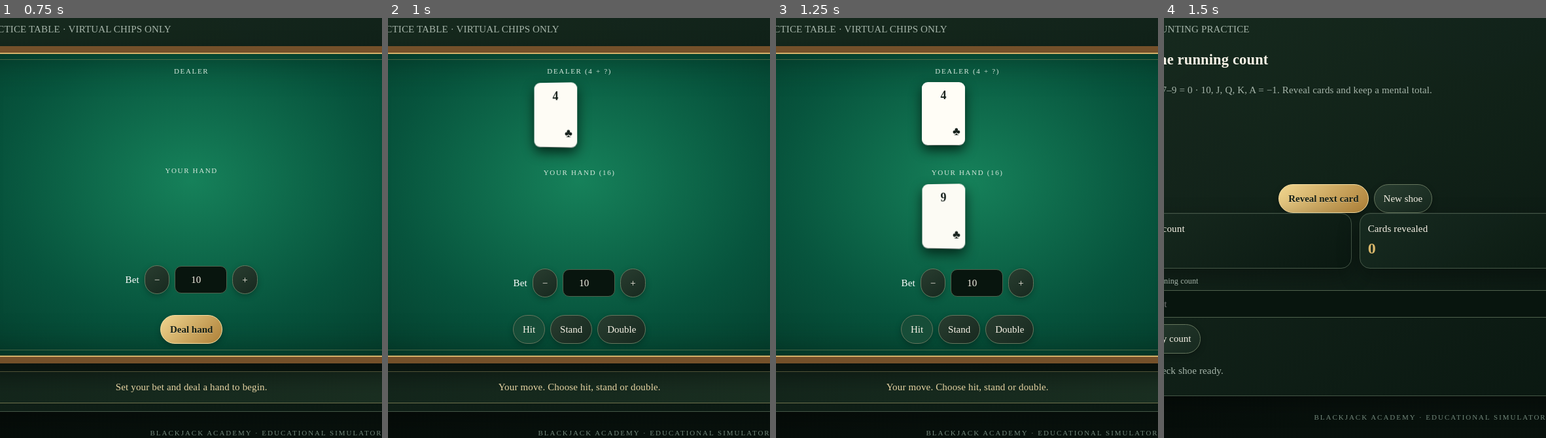
Above: before the commit, frames 1-4 (left to right).
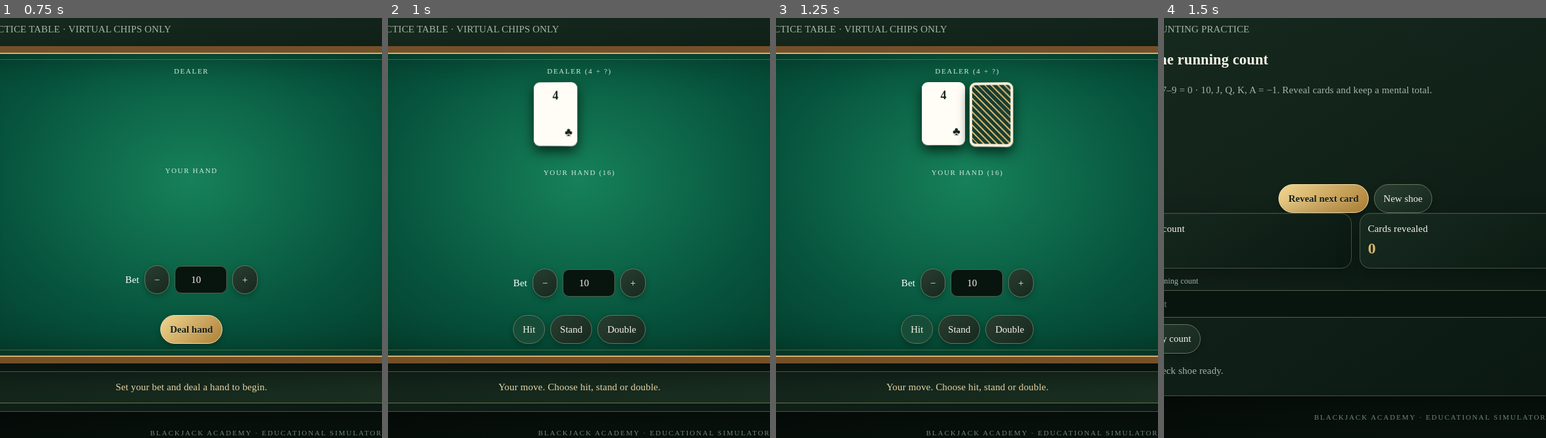
Above: after the commit, the same moments.

Repository: CammyC1/Blackjack-academy
Game: browser game, page index.html
The game is run twice, just before and just after one commit, with the same random seed, the same clock (stepped at 60 frames per second) and the same inputs.
Inputs (mouse positions are % of the whole screen's width and height, from its top left):
- Up to frame 1 (0.75 s): click (9, 12) at 0.27 s; type "Alex" at 0.27 s; click "♣ Play table" at 0.52 s
- Up to frame 2 (1 s): click "Deal hand" at 0.77 s
- Up to frame 3 (1.25 s): no input
- Up to frame 4 (1.5 s): click "▤ Count trainer" at 1.27 s
The pictures show only the part of the screen within x 8-58%, y 32-82%; the shares and areas given below are measured in that part.

Frame 1 is identical in both runs. In frame 2, 0.2% of the frame differs, in the area x 38-50%, y 15-31%; in frame 3, 4.1%, in the area x 37-63%, y 15-57%; in frame 4, nothing differs.

Commit message:
Use Web Animations API for reliable sequential card dealing

Diff:
--- a/index.html
+++ b/index.html
@@ -124,7 +124,7 @@
 function isSoft(h){let hard=h.reduce((a,c)=>a+(c.r==='A'?1:value(c)),0);return h.some(c=>c.r==='A')&&hard+10<=21}
 function card(c,hide,delay=0){let style=' style="animation-delay:'+delay+'ms"';return hide?'<div class="card back"'+style+'></div>':'<div class="card '+(['♥','♦'].includes(c.s)?'red':'')+'"'+style+'><span class="rank">'+c.r+'</span><span class="suit">'+c.s+'</span></div>'}
 function updateStatsUI(){$('bankTop').textContent=money(bank);$('handsTop').textContent=stats.hands;$('scoreTop').textC …(275 unchanged characters)…
-function render(){$('dealer').innerHTML=dealer.map((c,i)=>card(c,active&&i===1,i*560)).join('');$('player').innerHTML=player.map((c,i)=>card(c,false,280+i*560)).join('');$('dtotal').textContent=dealer.length? …(138 unchanged characters)…
+function render(){$('dealer').innerHTML=dealer.map((c,i)=>card(c,active&&i===1)).join('');$('player').innerHTML=player.map(c=>card(c,false)).join('');const dealt=[...$('dealer').querySelectorAll('.card'),...$('player').querySelectorAll('.card')];dealt.forEach((el,i)=>{if(typeof el.animate==='function')el.animate([{opacity:0,transform:'perspective(700px) rotateY(90deg) translateY(-18px) scale(.88)'},{opacity:1,transform:'perspective(700px) rotateY(-12deg) translateY(2px) scale(1.03)',offset:.65},{opacity:1,transform:'perspective(700px) rotateY(0) translateY(0) scale(1)'}],{duration:650,delay:i*320,easing:'cubic-bezier(.2,.78,.25,1)',fill:'both'});});$('dtotal').textContent=dealer.length? …(138 unchanged characters)…
 function message(t){$('message').textContent=t}
 function coach(){let p=sum(player),d=dealer[0].r==='A'?11:value(dealer[0]),pair=player.length===2&&player[0].r===player …(641 unchanged characters)…
 function button(t,cls,fn){let b=document.createElement('button');b.textContent=t;b.className=cls;b.onclick=fn;return b}
